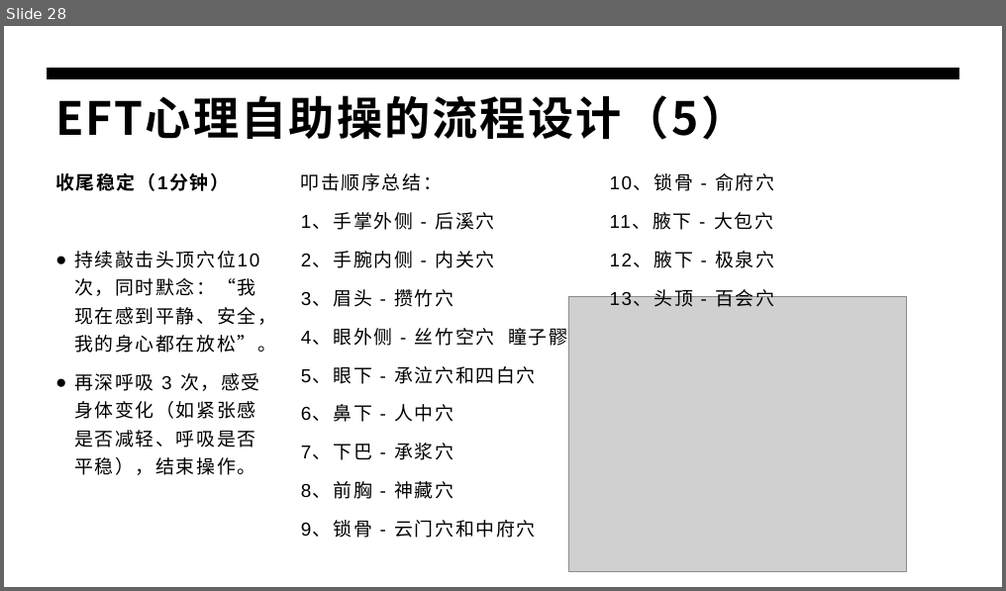
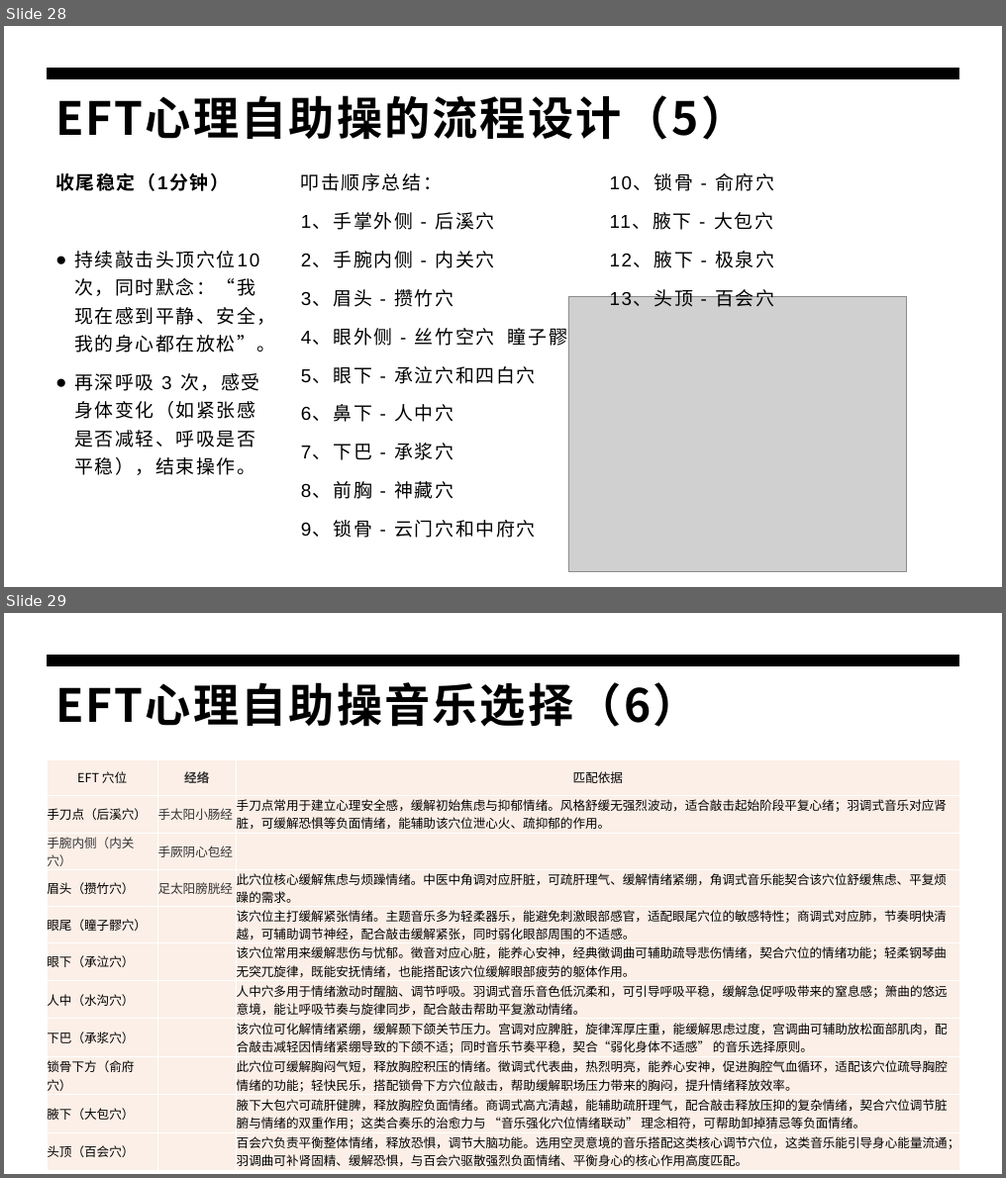
Before and after one commit to panxibei/writing, a slide deck: 44_心理学/28_浥尘伙伴社团原创：音乐治疗/PPT/浥尘伙伴社团原创：情绪释放疗法（EFT）心理训练.pptx. Shown one above the other, each under a label of ours: slide 28 before the commit, slides 28 and 29 after it. The pictures are 1006x591 and 1006x1178 pixels, drawn with LibreOffice and Linux fonts; fonts in the diff are those of the drawing; grey boxes stand for pictures. Boxes give left, top, right and bottom in pixels: in the first picture for what was removed or moved away, otherwise in the second. Text is boxed around its words. In the diff, an @@ line names an element or a change of style, - is before the commit and + after.

```diff
--- a/44_心理学/28_浥尘伙伴社团原创：音乐治疗/PPT/浥尘伙伴社团原创：情绪释放疗法（EFT）心理训练.pptx
+++ b/44_心理学/28_浥尘伙伴社团原创：音乐治疗/PPT/浥尘伙伴社团原创：情绪释放疗法（EFT）心理训练.pptx
@@ slide 29 added at (x1=4, y1=613, x2=1002, y2=1174), background #FFFFFF; not listed: 1 template element that a slide beside it also shows @@
@@ title added at (x1=55, y1=682, x2=699, y2=727), 44 pt, text #000000, bold @@
+EFT心理自助操音乐选择（6）
@@ table added at (x1=47, y1=760, x2=960, y2=1170), 11 rows, 3 columns @@
+EFT 穴位 | 经络 | 匹配依据
+手刀点（后溪穴） | 手太阳小肠经 | 手刀点常用于建立心理安全感，缓解初始焦虑与抑郁情绪。风格舒缓无强烈波动，适合敲击起始阶段平复心绪；羽调式音乐对应肾脏，可缓解恐惧等负面情绪，能辅助该穴位泄心火、疏抑郁的作用。
+手腕内侧（内关穴） | 手厥阴心包经 | 
+眉头（攒竹穴） | 足太阳膀胱经 | 此穴位核心缓解焦虑与烦躁情绪。中医中角调对应肝脏，可疏肝理气、缓解情绪紧绷，角调式音乐能契合该穴位舒缓焦虑、平复烦躁的需求。
+眼尾（瞳子髎穴） |  | 该穴位主打缓解紧张情绪。主题音乐多为轻柔器乐，能避免刺激眼部感官，适配眼尾穴位的敏感特性；商调式对应肺，节奏明快清越，可辅助调节神经，配合敲击缓解紧张，同时弱化眼部周围的不适感。
+眼下（承泣穴） |  | 该穴位常用来缓解悲伤与忧郁。徵音对应心脏，能养心安神，经典徵调曲可辅助疏导悲伤情绪，契合穴位的情绪功能；轻柔钢琴曲无突兀旋律，既能安抚情绪，也能搭配该穴位缓解眼部疲劳的躯体作用。
+人中（水沟穴） |  | 人中穴多用于情绪激动时醒脑、调节呼吸。羽调式音乐音色低沉柔和，可引导呼吸平稳，缓解急促呼吸带来的窒息感；箫曲的悠远意境，能让呼吸节奏与旋律同步，配合敲击帮助平复激动情绪。
+下巴（承浆穴） |  | 该穴位可化解情绪紧绷，缓解颞下颌关节压力。宫调对应脾脏，旋律浑厚庄重，能缓解思虑过度，宫调曲可辅助放松面部肌肉，配合敲击减轻因情绪紧绷导致的下颌不适；同时音乐节奏平稳，契合“弱化身体不适感” 的音乐选择原则。
+锁骨下方（俞府穴） |  | 此穴位可缓解胸闷气短，释放胸腔积压的情绪。徵调式代表曲，热烈明亮，能养心安神，促进胸腔气血循环，适配该穴位疏导胸腔情绪的功能；轻快民乐，搭配锁骨下方穴位敲击，帮助缓解职场压力带来的胸闷，提升情绪释放效率。
+腋下（大包穴） |  | 腋下大包穴可疏肝健脾，释放胸腔负面情绪。商调式高亢清越，能辅助疏肝理气，配合敲击释放压抑的复杂情绪，契合穴位调节脏腑与情绪的双重作用；这类合奏乐的治愈力与 “音乐强化穴位情绪联动” 理念相符，可帮助卸掉猜忌等负面情绪。
+头顶（百会穴） |  | 百会穴负责平衡整体情绪，释放恐惧，调节大脑功能。选用空灵意境的音乐搭配这类核心调节穴位，这类音乐能引导身心能量流通；羽调曲可补肾固精、缓解恐惧，与百会穴驱散强烈负面情绪、平衡身心的核心作用高度匹配。
```
Also in this commit, not shown: 1 slide changed.
